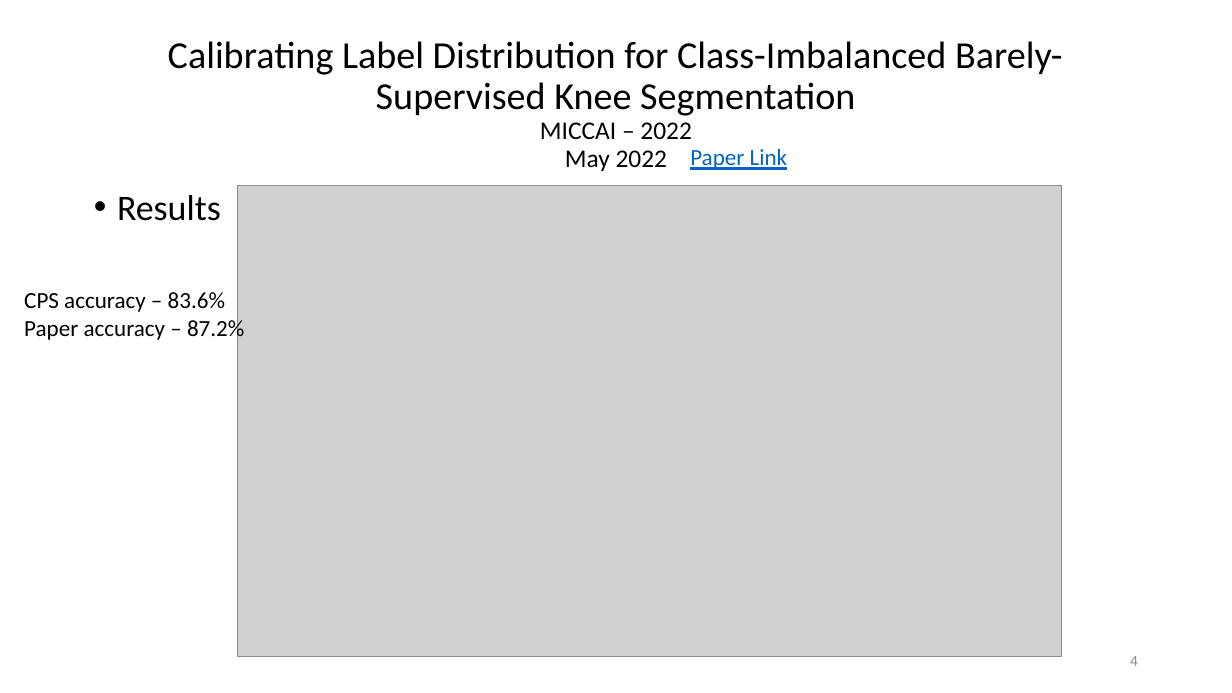
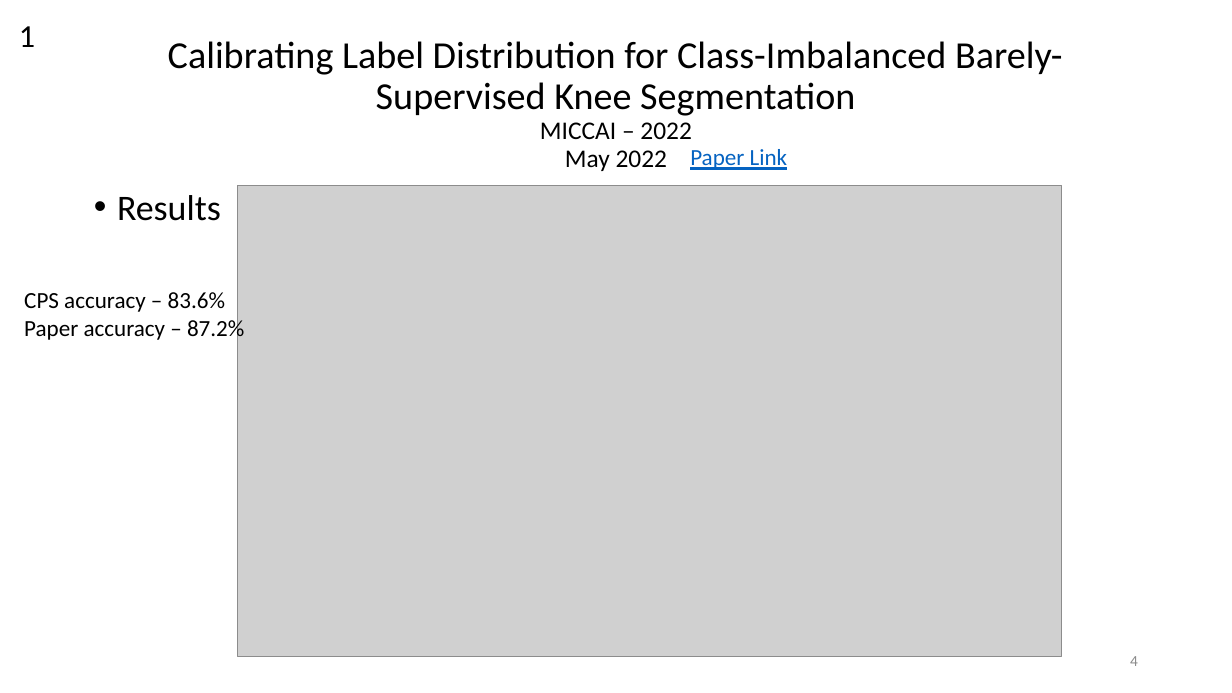
Before and after one commit to bluesaiyancodes/KITReports, a slide deck: slide 4 of Presentations/MICCAI Paper Reviews.pptx. Drawn at 1232x693 pixels with LibreOffice and Linux fonts; fonts in the diff are those of the drawing; grey boxes stand for pictures. Boxes give left, top, right and bottom in pixels: in the first picture for what was removed or moved away, otherwise in the second. Text is boxed around its words. In the diff, an @@ line names an element or a change of style, - is before the commit and + after.

```diff
--- a/Presentations/MICCAI Paper Reviews.pptx
+++ b/Presentations/MICCAI Paper Reviews.pptx
@@ text added at (x1=19, y1=26, x2=35, y2=47), 25 pt, text #000000 @@
+1
```
Also in this commit, not shown: 8 other slides changed, 12 slides added.
